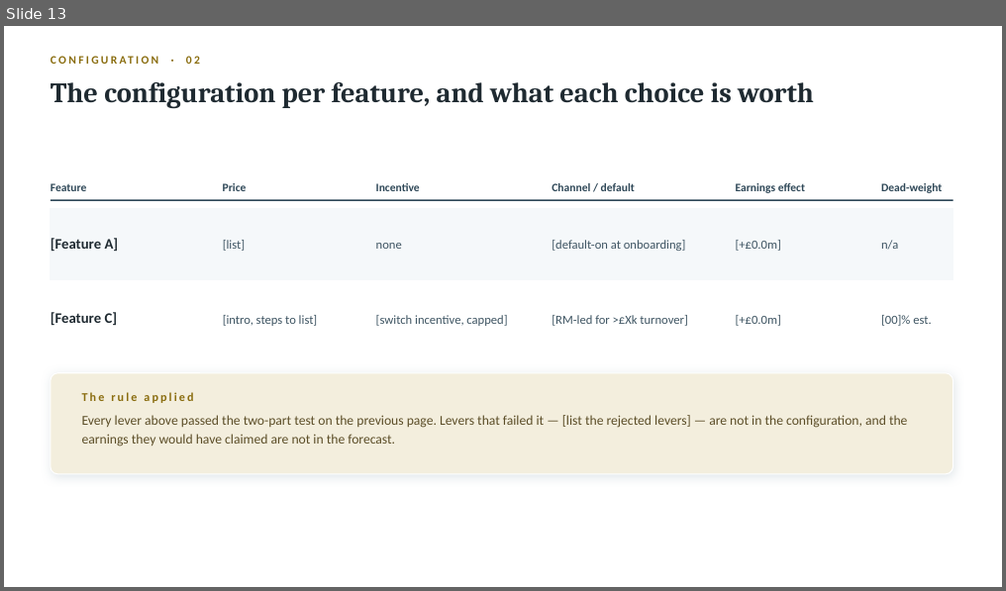
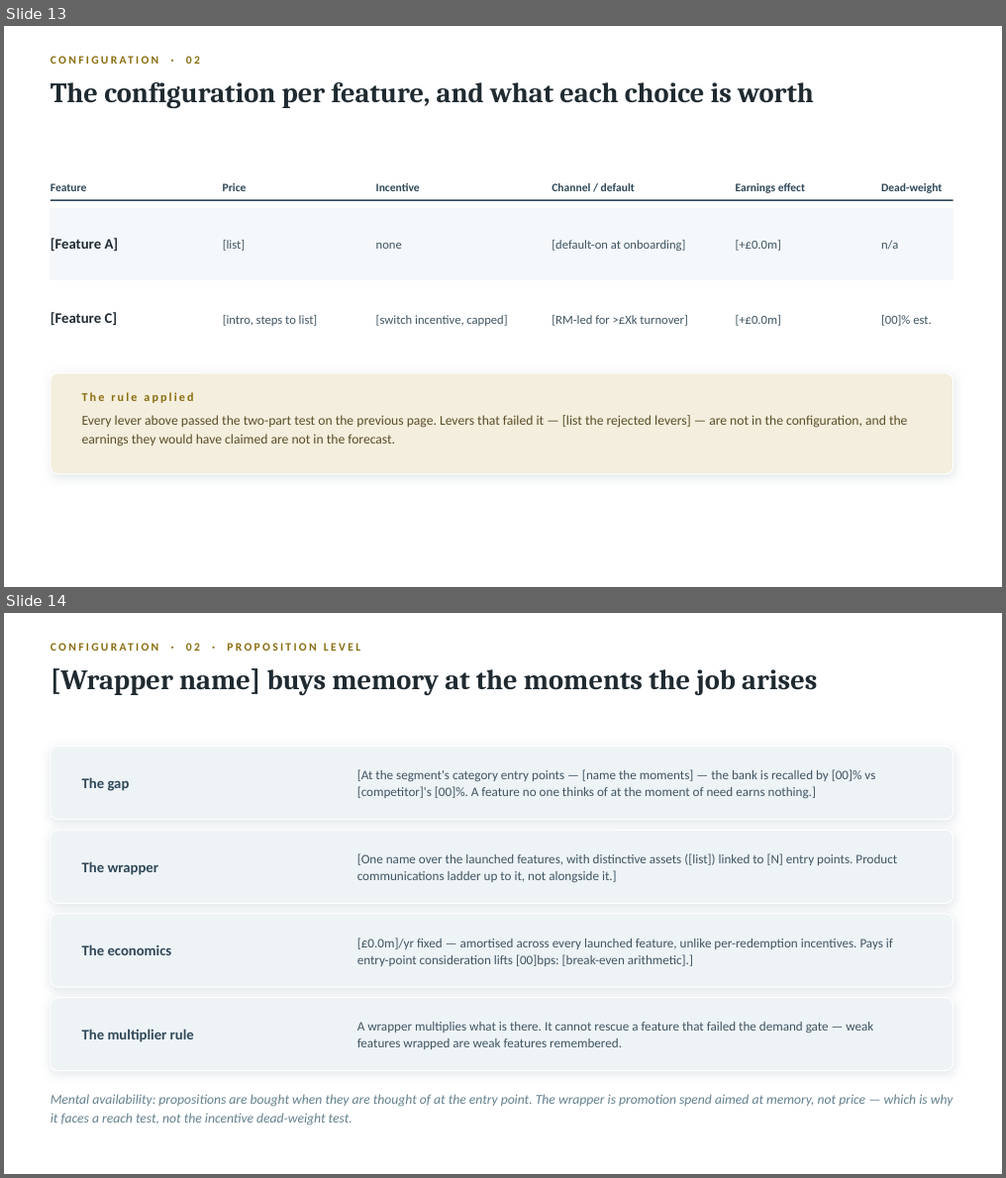
Before and after one commit to tmth-studio/methods, a slide deck: proposition-launch-deck/segment-proposition-template.pptx. Shown one above the other, each under a label of ours: slide 13 before the commit, slides 13 and 14 after it. The pictures are 1006x591 and 1006x1178 pixels, drawn with LibreOffice and Linux fonts; fonts in the diff are those of the drawing. Boxes give left, top, right and bottom in pixels: in the first picture for what was removed or moved away, otherwise in the second. Text is boxed around its words. In the diff, an @@ line names an element or a change of style, - is before the commit and + after.

Commit message:
Segment variant: marketing wrapper + method appendix (25 slides)
- Wrapper slide in section 02: proposition-level configuration layer.
  Mental availability at category entry points; fixed cost amortised
  across features (reach test, not the incentive dead-weight test);
  the multiplier rule (cannot rescue demand-gate failures)
- Sensitivity slide gains the wrapper row (4 rows, compressed geometry)
- Appendix: contents + 4 method pages (OCV per the OCV standard,
  lever sizing with the two-part test, wrapper case, route pricing) -
  each with inputs, 5 steps, and a run-it-with-Copilot bar
- QA: new/changed pages visually verified

```diff
--- a/proposition-launch-deck/segment-proposition-template.pptx
+++ b/proposition-launch-deck/segment-proposition-template.pptx
@@ slide 14 added at [4,613,1002,1174], background #FFFFFF @@
@@ text added at [51,668,817,696], 27 pt, text #1F2A31, bold @@
+[Wrapper name] buys memory at the moments the job arises
@@ text added at [186,643,360,651], 11 pt, text #8A6D0F, bold @@
+CONFIGURATION · 02 · PROPOSITION LEVEL
@@ rounded rectangle added at [51,747,953,820], fill #EEF3F6, outline #FFFFFF 1 pt @@
@@ text added at [82,777,130,791], 14 pt, text #2F4858, bold @@
+The gap
@@ text added at [357,769,875,798], 12.5 pt, text #3F5563 @@
+[At the segment's category entry points — [name the moments] — the bank is recalled by [00]% vs [competitor]'s [00]%. A feature no one thinks of at the moment of need earns nothing.]
@@ rounded rectangle added at [51,830,953,903], fill #EEF3F6, outline #FFFFFF 1 pt @@
@@ text added at [82,861,159,875], 14 pt, text #2F4858, bold @@
+The wrapper
@@ text added at [357,854,897,882], 12.5 pt, text #3F5563 @@
+[One name over the launched features, with distinctive assets ([list]) linked to [N] entry points. Product communications ladder up to it, not alongside it.]
@@ rounded rectangle added at [51,914,953,987], fill #EEF3F6, outline #FFFFFF 1 pt @@
@@ text added at [357,938,893,966], 12.5 pt, text #3F5563 @@
+[£0.0m]/yr fixed — amortised across every launched feature, unlike per-redemption incentives. Pays if entry-point consideration lifts [00]bps: [break-even arithmetic].]
@@ text added at [82,945,172,956], 14 pt, text #2F4858, bold @@
+The economics
@@ rounded rectangle added at [51,998,953,1071], fill #EEF3F6, outline #FFFFFF 1 pt @@
@@ text added at [357,1022,873,1050], 12.5 pt, text #3F5563 @@
+A wrapper multiplies what is there. It cannot rescue a feature that failed the demand gate — weak features wrapped are weak features remembered.
@@ text added at [82,1029,194,1043], 14 pt, text #2F4858, bold @@
+The multiplier rule
@@ text added at [51,1094,953,1126], 13 pt, text #64818F, italic @@
+Mental availability: propositions are bought when they are thought of at the entry point. The wrapper is promotion spend aimed at memory, not price — which is why it faces a reach test, not the incentive dead-weight test.
```
Also in this commit, not shown: 3 slides changed, 4 other slides added, 1 other file.
